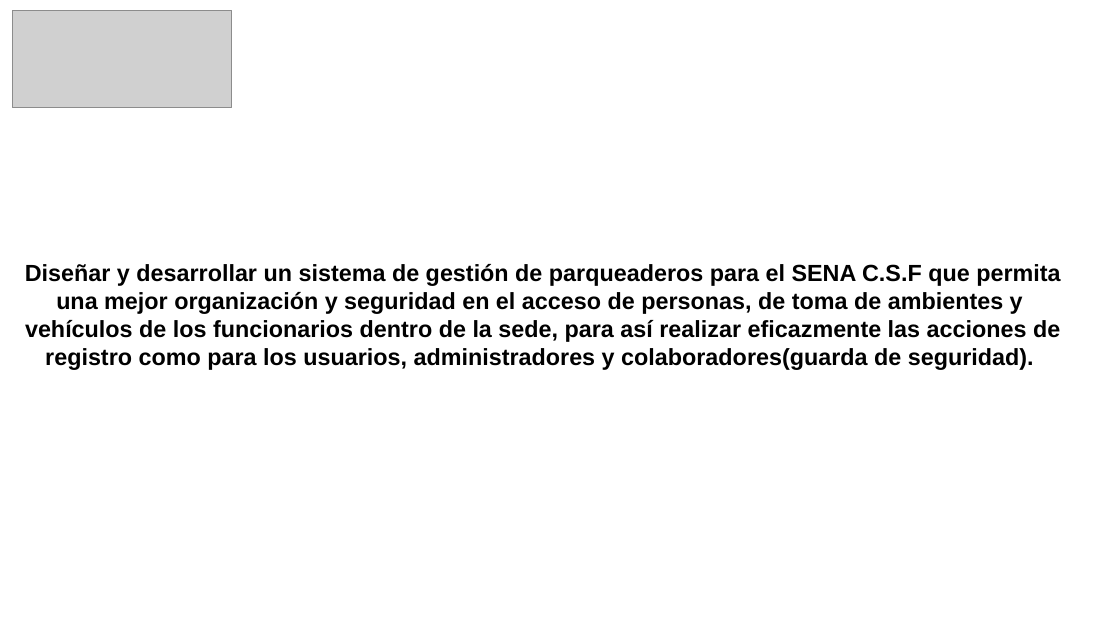
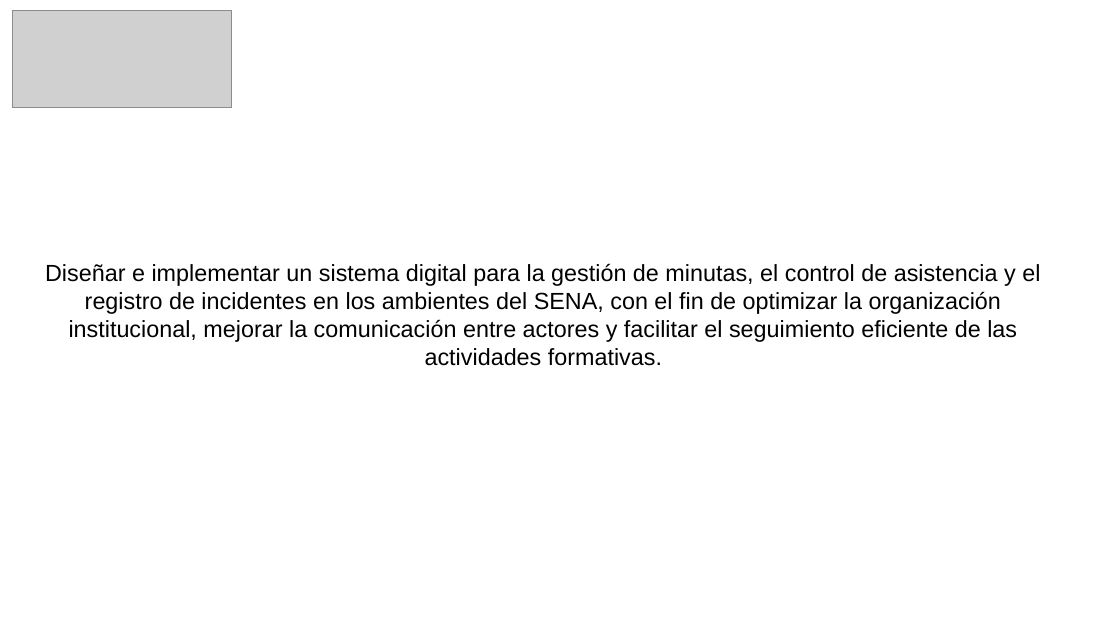
Before and after one commit to scrumteamlmack/Repositorio-de-equipo-3, a slide deck: slide 5 of Arquitectura de software/L-MACK/SUTENTACION 3B L-MACK.pptx. Drawn at 1120x630 pixels with LibreOffice and Linux fonts; fonts in the diff are those of the drawing; grey boxes stand for pictures; background and template pictures are left out. Boxes give left, top, right and bottom in pixels: in the first picture for what was removed or moved away, otherwise in the second. Text is boxed around its words. In the diff, an @@ line names an element or a change of style, - is before the commit and + after.

Commit message:
Docs: Se corrige el objetivo general

```diff
--- a/Arquitectura de software/L-MACK/SUTENTACION 3B L-MACK.pptx
+++ b/Arquitectura de software/L-MACK/SUTENTACION 3B L-MACK.pptx
@@ text at box(45, 263, 1040, 366): text changed; bold off @@
-Diseñar y desarrollar un sistema de gestión de parqueaderos para el SENA C.S.F que permita una mejor organización y seguridad en el acceso de personas, de toma de ambientes y vehículos de los funcionarios dentro de la sede, para así realizar eficazmente las acciones de registro como para los usuarios, administradores y colaboradores(guarda de seguridad).
+Diseñar e implementar un sistema digital para la gestión de minutas, el control de asistencia y el registro de incidentes en los ambientes del SENA, con el fin de optimizar la organización institucional, mejorar la comunicación entre actores y facilitar el seguimiento eficiente de las actividades formativas.
```
Also in this commit, not shown: 1 other slide changed.
